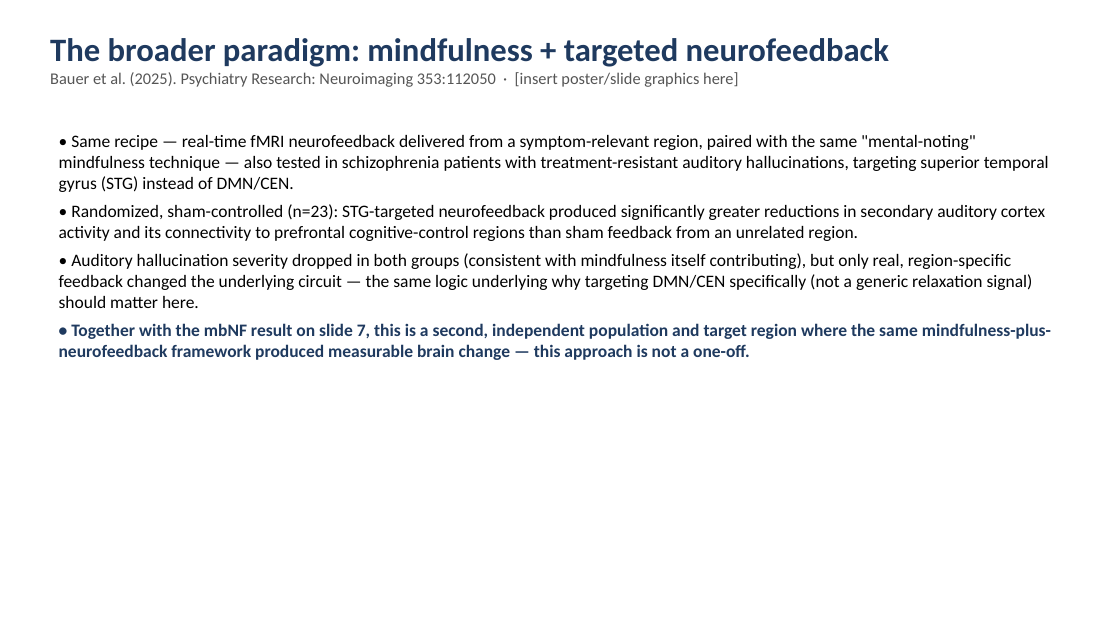
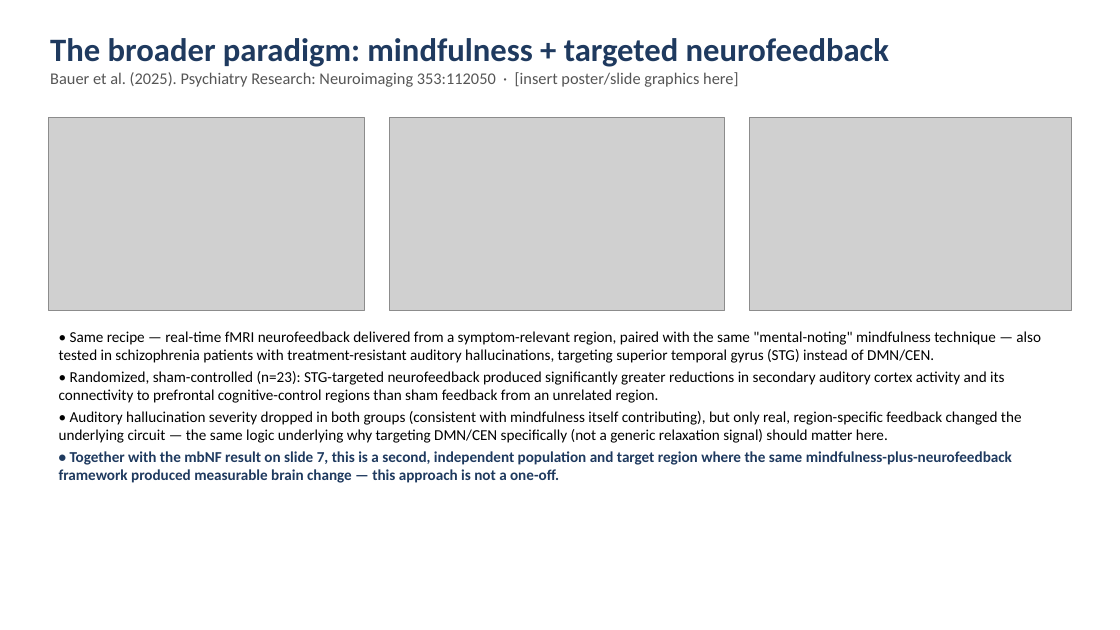
Before and after one commit to cccbauer/dmnelf, a slide deck: slide 21 of analysis/fingerprint/19_fingerprint/efp_meirhasson/Fingerprint_20260902.pptx. Drawn at 1120x630 pixels with LibreOffice and Linux fonts; fonts in the diff are those of the drawing; grey boxes stand for pictures. Boxes give left, top, right and bottom in pixels: in the first picture for what was removed or moved away, otherwise in the second. Text is boxed around its words. In the diff, an @@ line names an element or a change of style, - is before the commit and + after.

```diff
--- a/analysis/fingerprint/19_fingerprint/efp_meirhasson/Fingerprint_20260902.pptx
+++ b/analysis/fingerprint/19_fingerprint/efp_meirhasson/Fingerprint_20260902.pptx
@@ picture added at (49, 118, 364, 311) @@
@@ picture added at (390, 118, 725, 311) @@
@@ picture added at (750, 118, 1071, 311) @@
@@ text "• Same recipe — real-time ...": place and size @@
-text "• Same recipe — real-time ..." at (59, 135, 1051, 360)
+text "• Same recipe — real-time ..." at (59, 331, 1041, 483)
@@ text "• Same recipe — real-time ..." at (59, 331, 1041, 483): size 15 to 13 pt; less space between paragraphs @@
```
Also in this commit, not shown: 3 other slides changed, 2 slides added, 16 other files.
